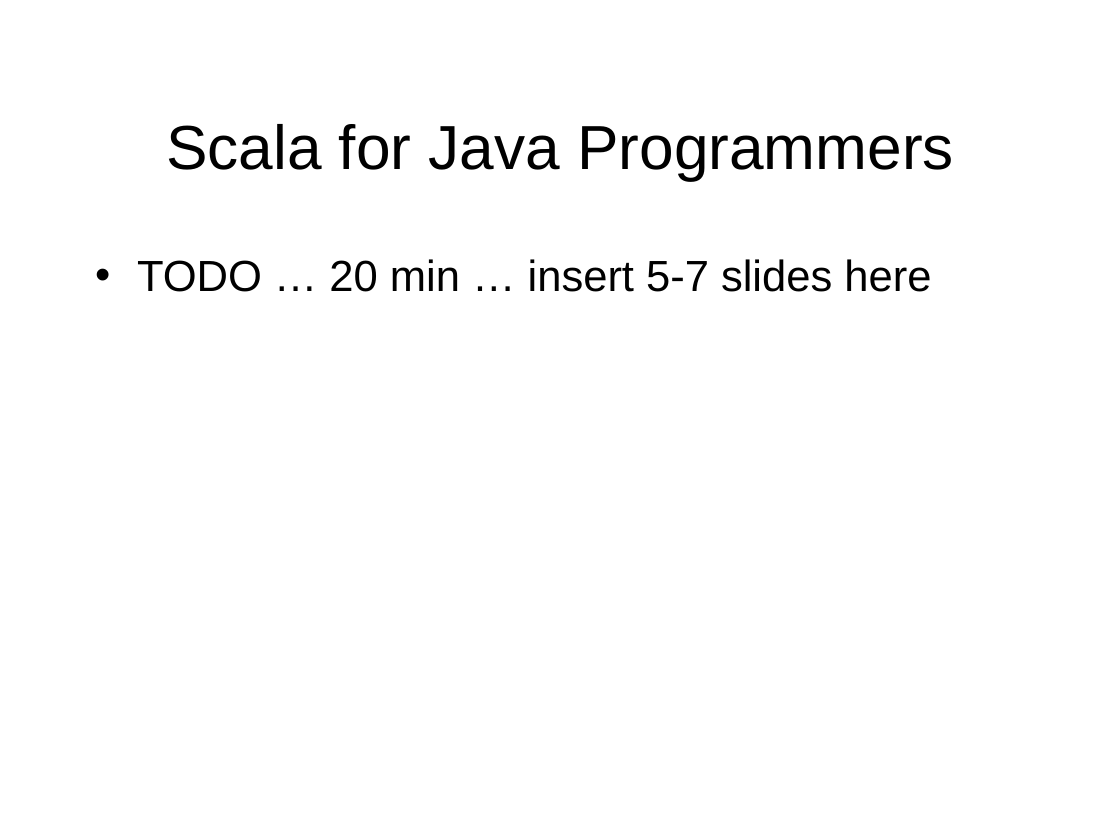
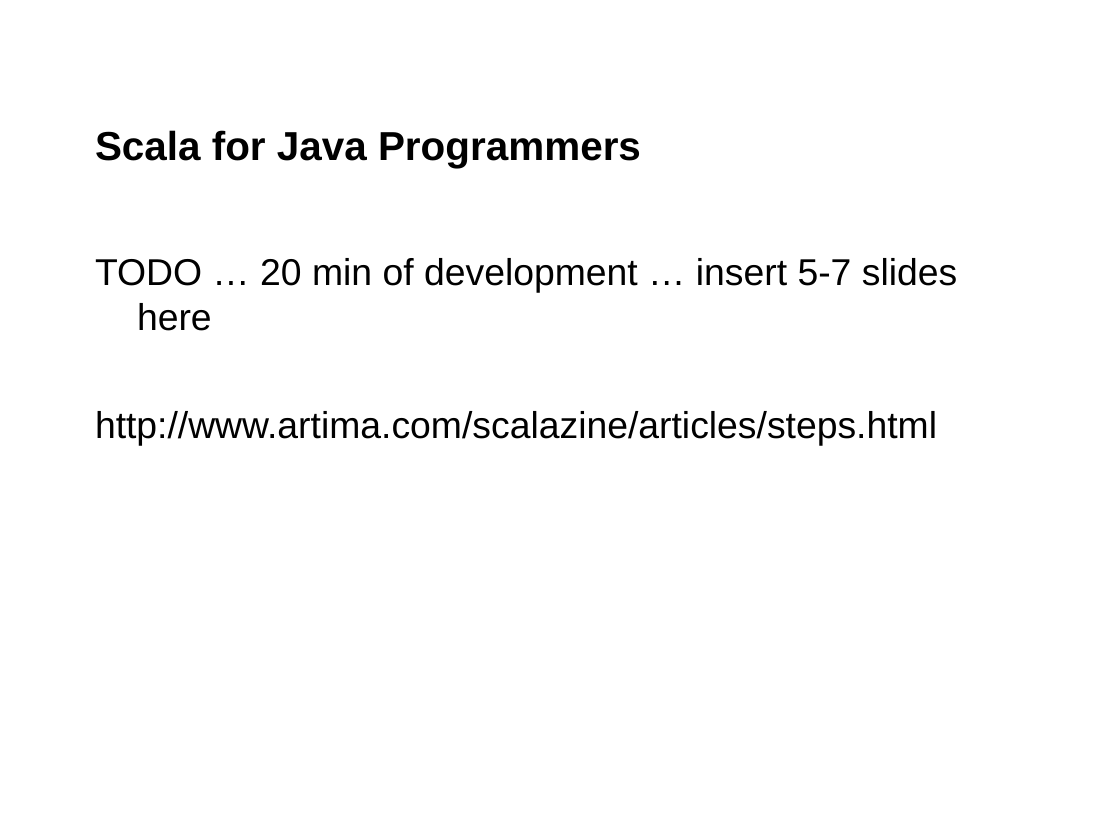
Before and after one commit to jgoodsen/agile2010, a slide deck: slide 7 of dsl.ppt (slide 6 before the commit). Drawn at 1120x840 pixels with LibreOffice and Linux fonts; fonts in the diff are those of the drawing; background and template pictures are left out. Boxes give left, top, right and bottom in pixels: in the first picture for what was removed or moved away, otherwise in the second. Text is boxed around its words. In the diff, an @@ line names an element or a change of style, - is before the commit and + after.

```diff
--- a/dsl.ppt
+++ b/dsl.ppt
@@ title "Scala for Java Programmers" at box(95, 130, 641, 168): size 40 to 26 pt, bold on; alignment centre to left @@
@@ text at box(95, 258, 957, 446): text changed; size 28 to 24 pt @@
-• TODO … 20 min … insert 5-7 slides here
+TODO … 20 min of development … insert 5-7 slides here
+http://www.artima.com/scalazine/articles/steps.html
```
Also in this commit, not shown: 7 other slides changed, 5 slides added, 1 other file.
